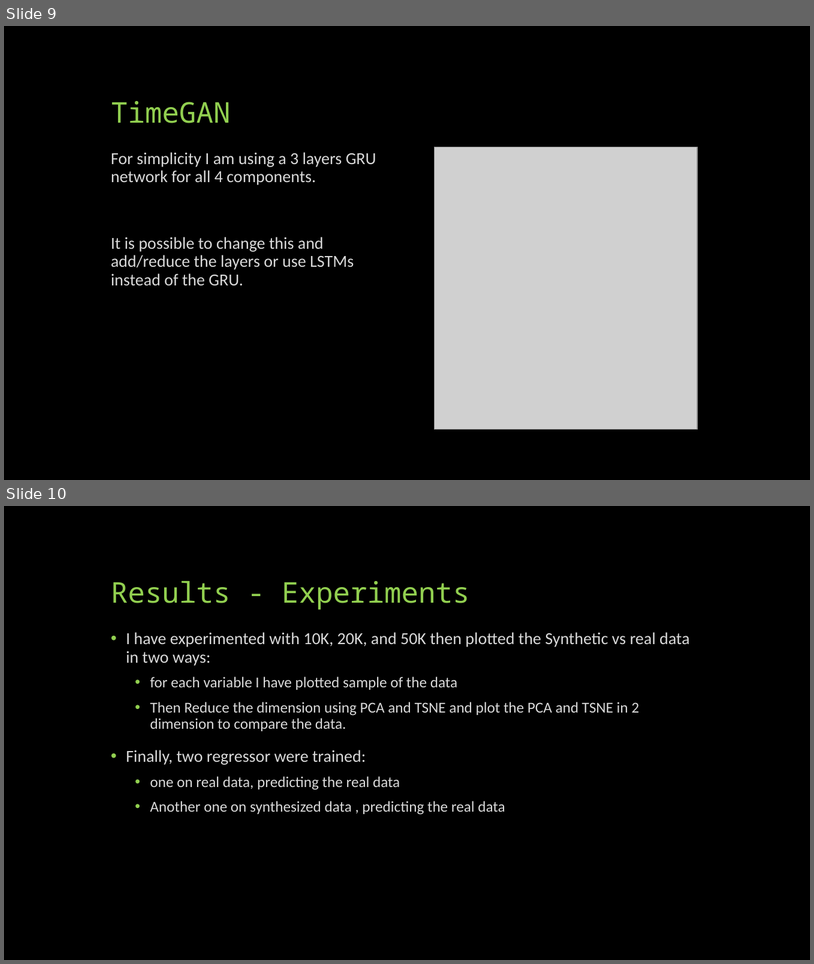
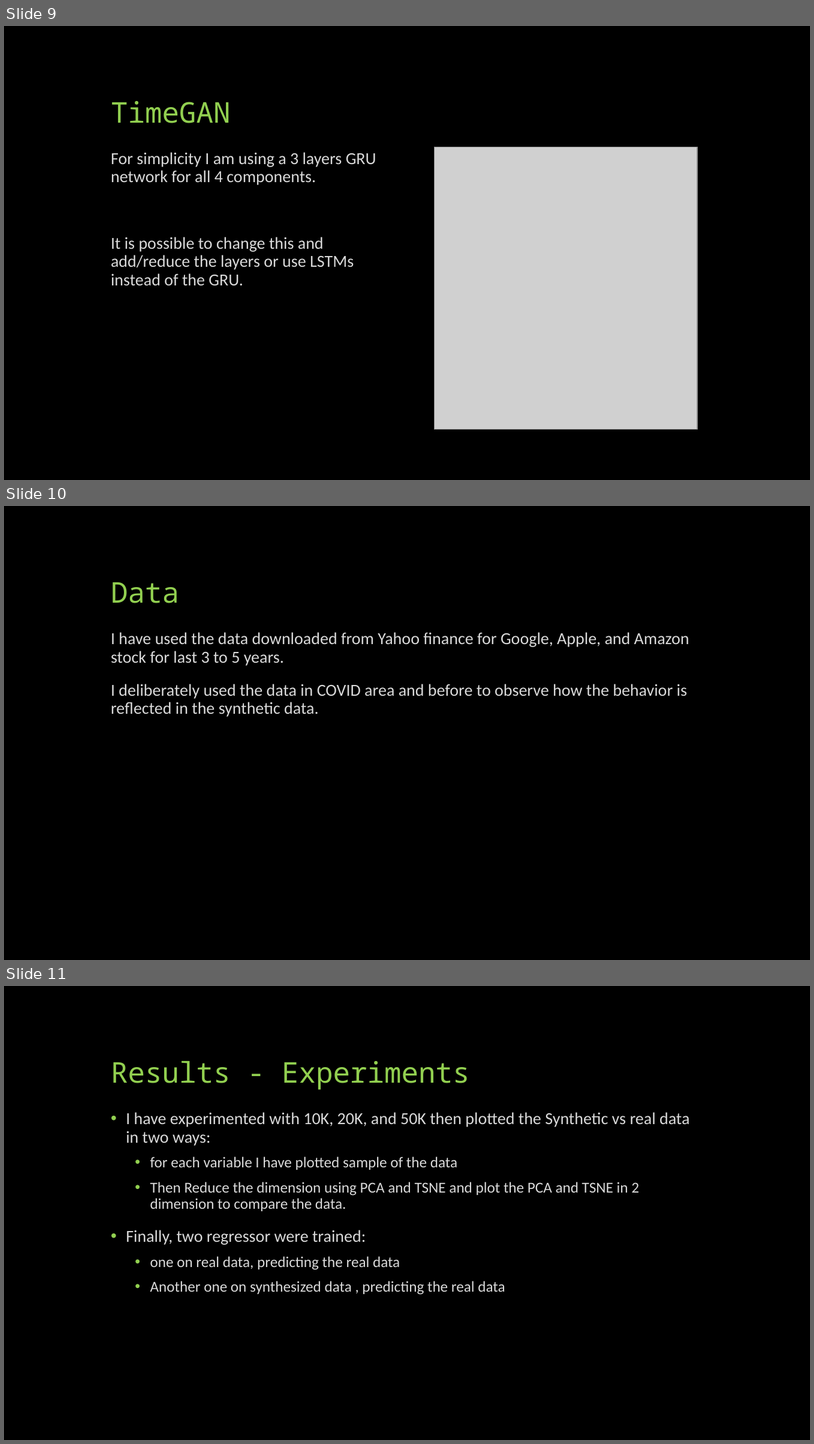
Before and after one commit to shsab/DL_Term_Project, a slide deck: presentation/Deep-Learning-Term-Project.pptx. Shown one above the other, each under a label of ours: slides 9 and 10 before the commit, slides 9, 10 and 11 after it. The pictures are 814x964 and 814x1444 pixels, drawn with LibreOffice and Linux fonts; fonts in the diff are those of the drawing; grey boxes stand for pictures. Boxes give left, top, right and bottom in pixels: in the first picture for what was removed or moved away, otherwise in the second. Text is boxed around its words. In the diff, an @@ line names an element or a change of style, - is before the commit and + after.

```diff
--- a/presentation/Deep-Learning-Term-Project.pptx
+++ b/presentation/Deep-Learning-Term-Project.pptx
@@ slide 10 added at <box>4,506,810,960</box>, background #000000 @@
@@ title added at <box>111,582,179,603</box>, 34 pt, text #92D050 @@
+Data
@@ text added at <box>111,632,690,717</box>, 20 pt, text #D9D9D9 @@
+I have used the data downloaded from Yahoo finance for Google, Apple, and Amazon stock for last 3 to 5 years.
+I deliberately used the data in COVID area and before to observe how the behavior is reflected in the synthetic data.
@@ what was slide 10 is now slide 11 @@
```
Also in this commit, not shown: 1 slide changed, 1 other file.
